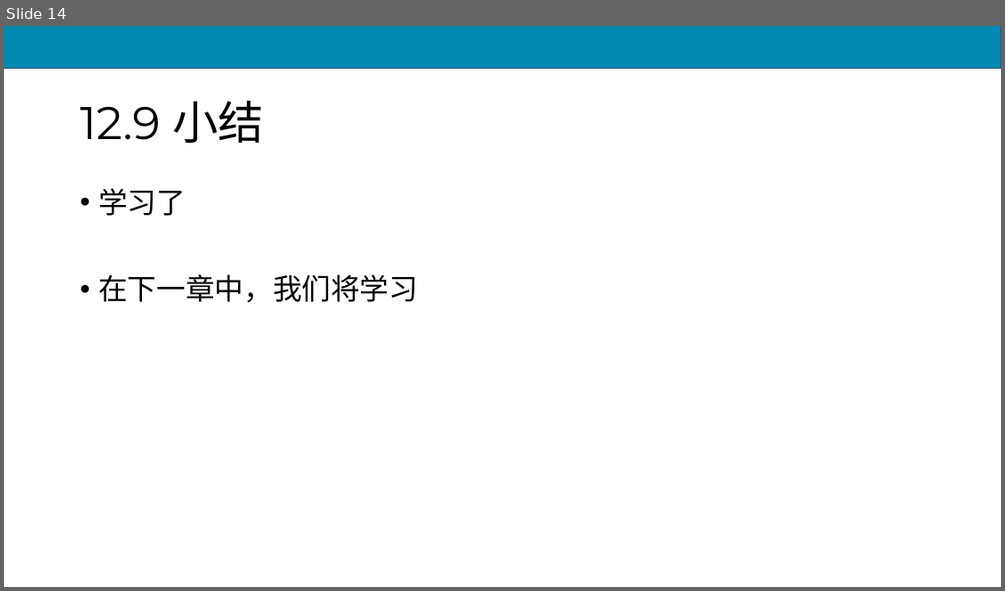
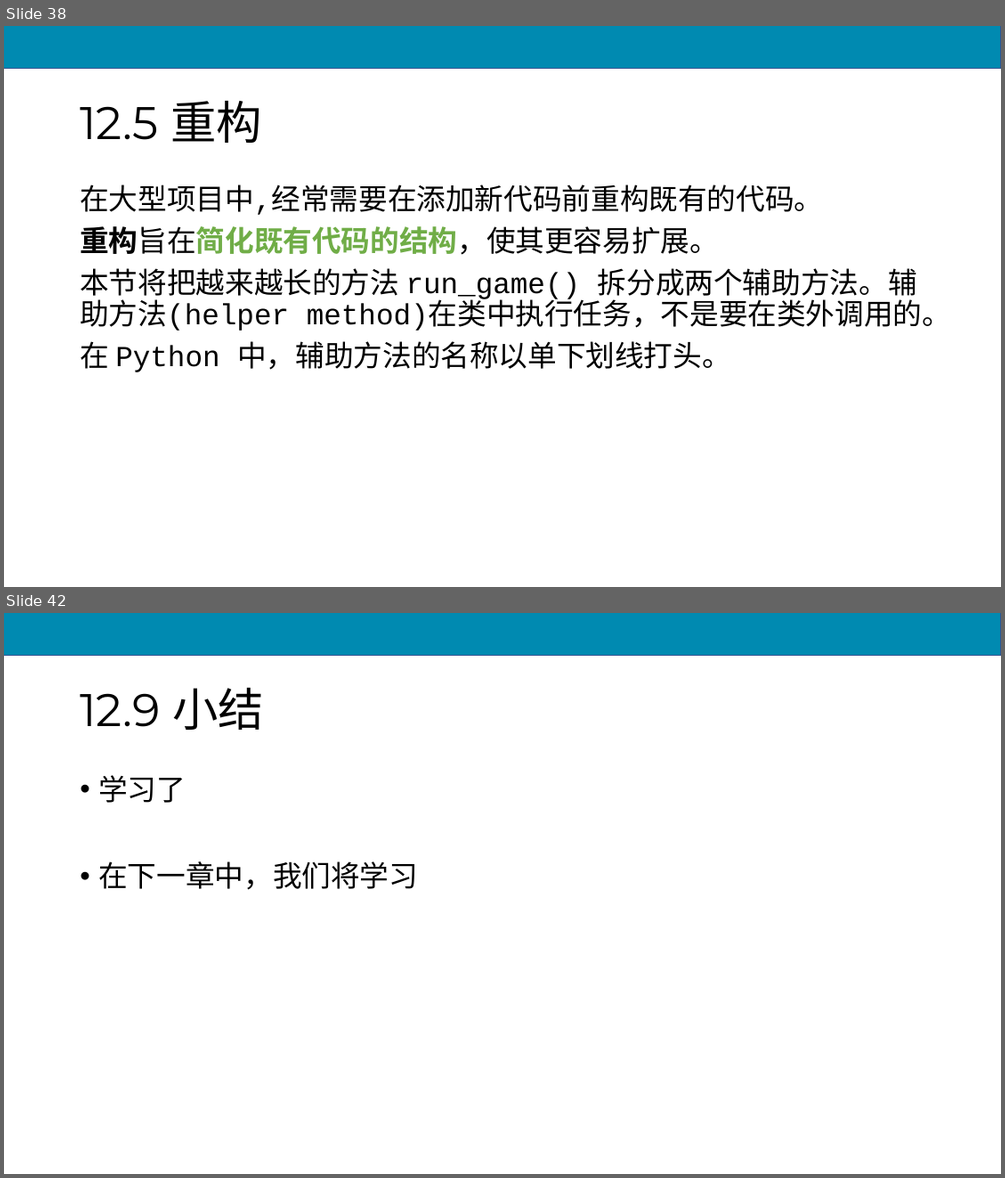
Before and after one commit to scruel/pcc_3e_slides, a slide deck: PPT/chapter12.pptx. Shown one above the other, each under a label of ours: slide 14 before the commit, slides 38 and 42 after it; the slides between them are not shown. The pictures are 1005x591 and 1005x1178 pixels, drawn with LibreOffice and Linux fonts; fonts in the diff are those of the drawing. Boxes give left, top, right and bottom in pixels: in the first picture for what was removed or moved away, otherwise in the second. Text is boxed around its words. In the diff, an @@ line names an element or a change of style, - is before the commit and + after.

```diff
--- a/PPT/chapter12.pptx
+++ b/PPT/chapter12.pptx
@@ slide 38 added at [4,26,1001,587], background #FFFFFF; not listed: 1 template element that a slide beside it also shows @@
@@ title added at [80,101,262,143], 44 pt, text #000000 @@
+12.5 重构
@@ text added at [80,184,951,372], 28 pt, text #000000 @@
+在大型项目中,经常需要在添加新代码前重构既有的代码。
+重构旨在简化既有代码的结构，使其更容易扩展。
+本节将把越来越长的方法 run_game() 拆分成两个辅助方法。辅助方法(helper method)在类中执行任务，不是要在类外调用的。
+在 Python 中，辅助方法的名称以单下划线打头。
@@ what was slide 14 is now slide 42 @@
```
Also in this commit, not shown: 1 slide changed, 37 other slides added, 10 slides removed, 7 other files.
